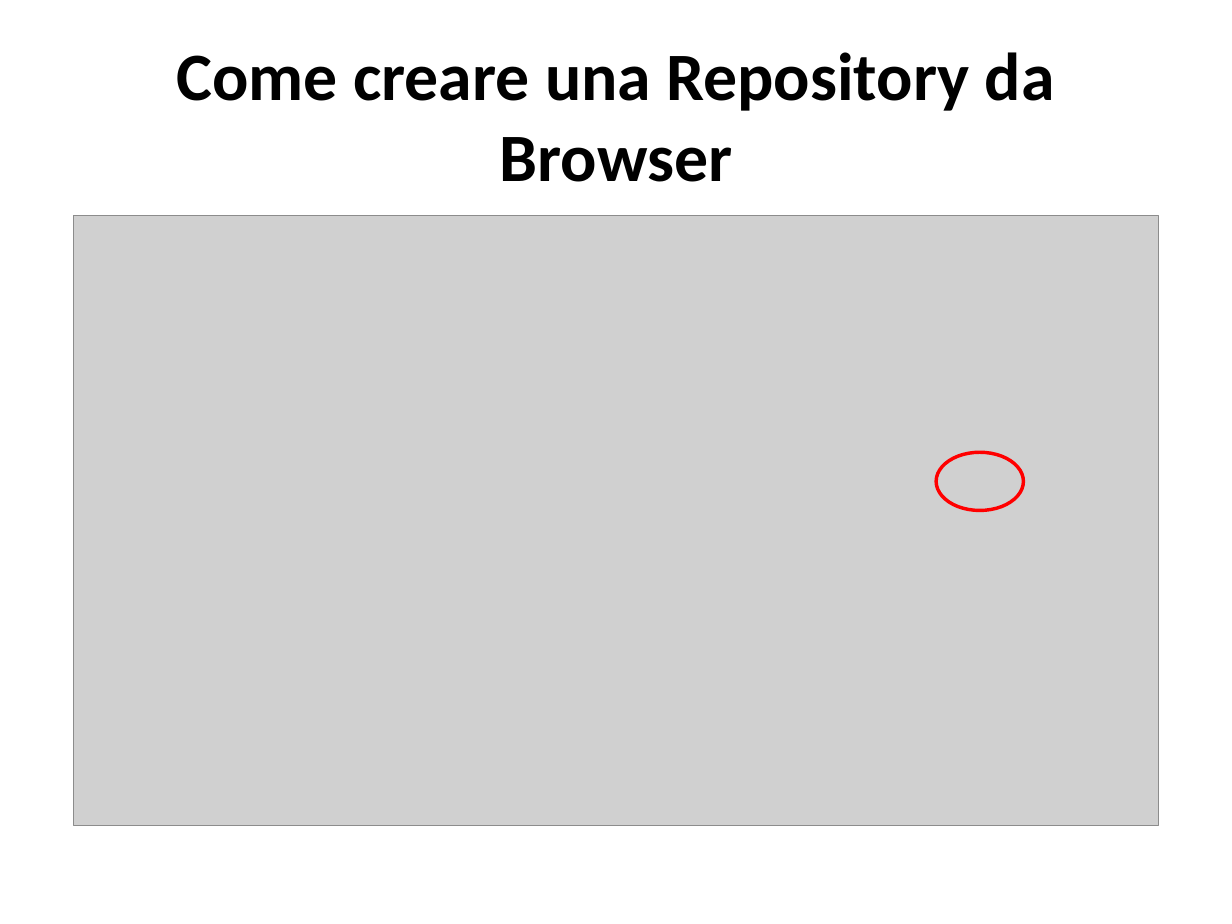
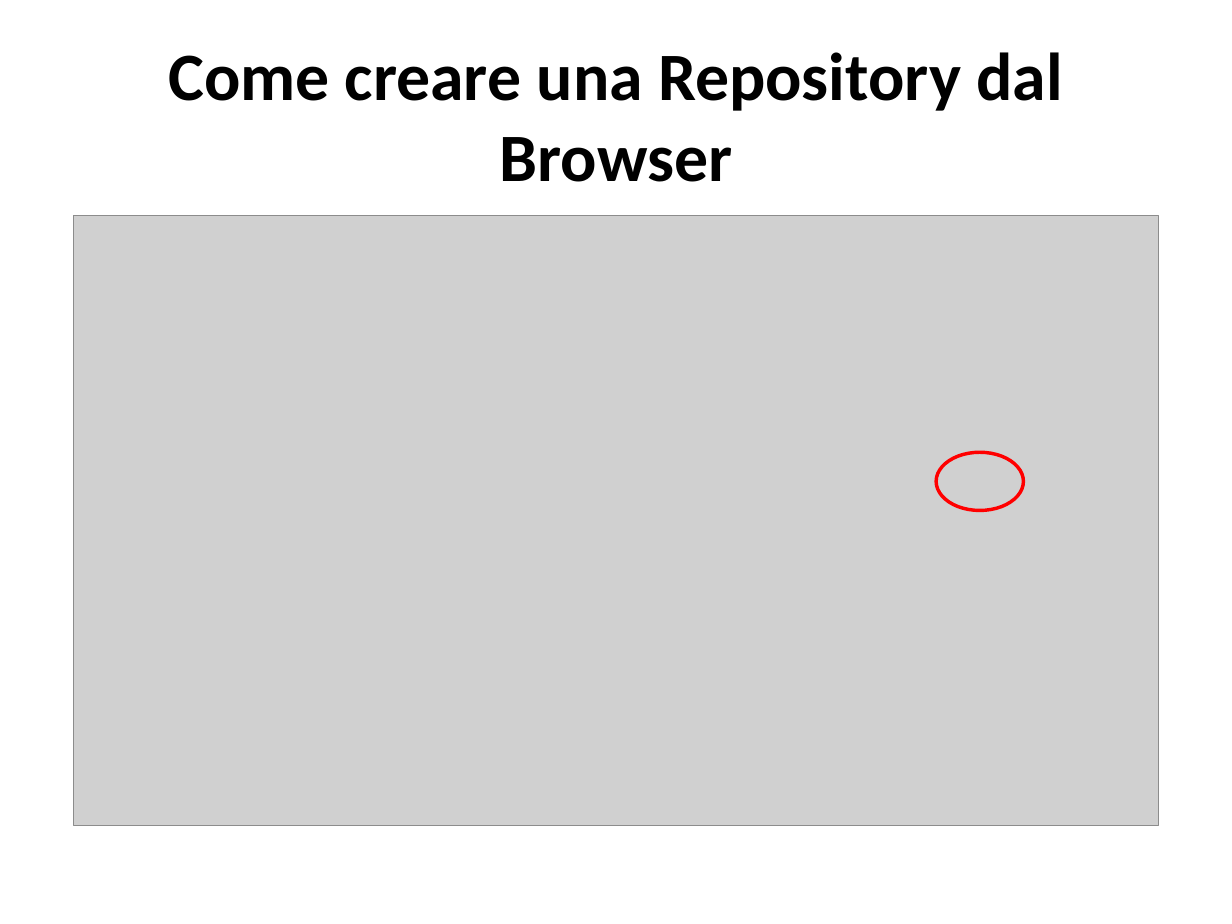
Before and after one commit to TeamEngim/GitHub-Introduction, a slide deck: slide 7 of Primi passi su GitHub.pptx. Drawn at 1232x924 pixels with LibreOffice and Linux fonts; fonts in the diff are those of the drawing; grey boxes stand for pictures. Boxes give left, top, right and bottom in pixels: in the first picture for what was removed or moved away, otherwise in the second. Text is boxed around its words. In the diff, an @@ line names an element or a change of style, - is before the commit and + after.

```diff
--- a/Primi passi su GitHub.pptx
+++ b/Primi passi su GitHub.pptx
@@ title at (168,52,1062,182): text changed @@
-Come creare una Repository da Browser
+Come creare una Repository dal Browser
```
Also in this commit, not shown: 7 other slides changed, 14 slides added, 2 slides removed.
